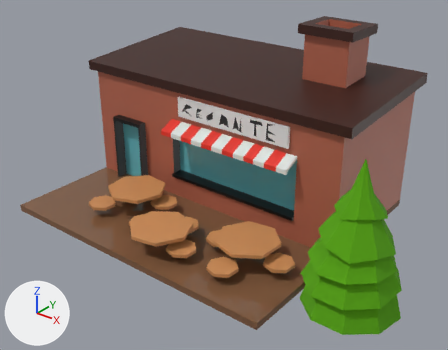
Renders of the FBX model Frontend/ZooBuilder/Assets/3DModels/imbiss/imbiss_restaurant_6x4.fbx from each side of a commit.
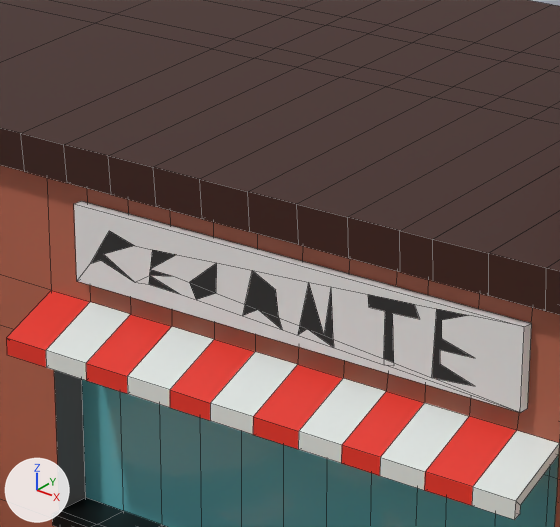
The first picture shows the older version from a 50 mm lens placed at (8.01, -4.78, 4.87), pointed at (2.87, 1.65, 0.88). The close-ups show both versions on the part from 36% to 66% of the width and 13% to 51% of the height of that picture. The lights are fixed; the arrows at lower left show +X, +Y and +Z. The close-ups show mesh edges as thin lines. Where no turn or scale is listed for an object, it has been applied to the vertices. Vertices at the same position are counted once.

The older version as bpy lines, for what is in view:
```python
me_cube_002 = bpy.data.meshes.new('Cube.002')
me_cube_002.from_pydata(...)  # 936 vertices, 853 faces; spans x -0.13..5.91, y 0.02..4.06, z 0.0..2.95
me_cube_002.materials.append(mat_material_009)  # white #e7e7e7
me_cube_002.materials.append(mat_material_010)  # black #2d2d2d
me_cube_002.materials.append(mat_material)  # orange #b3644d
me_cube_002.materials.append(mat_material_002)  # white #e2e7e4
me_cube_002.materials.append(mat_material_001)  # red #e73223
me_cube_002.materials.append(mat_material_003)  # black #000000
me_cube_002.materials.append(mat_material_004)  # cyan #68bcc6
me_cube_002.materials.append(mat_material_005)  # brown #3c1a10
me_cube_002.materials.append(mat_material_008)  # green #55a200
me_cube_002.materials.append(mat_material_006)  # brown #7f5a40
me_cube_002.materials.append(mat_material_007)  # orange #cd8d56
ob_cube_002 = bpy.data.objects.new('Cube.002', me_cube_002)
ob_cube_002.location = (0.0, 0.0, 0.0)
```
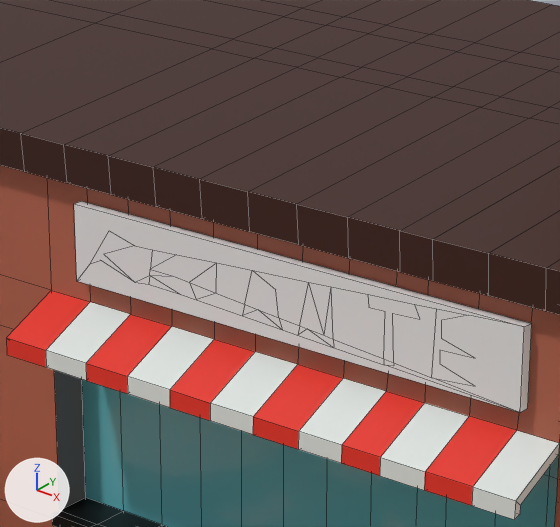
Changed parts and their boxes (x1, y1, x2, y2) in the close-ups (560 x 527 px):
part 1 of me_cube_002, recoloured (black to white)
    both: (90, 231, 474, 386)

The edits, one by one:
me_cube_002 has 936 vertices, 853 faces and spans x -0.13..5.91, y 0.02..4.06, z 0.0..2.95.
me_cube_002 is used by ob_cube_002; location (0.0, 0.0, 0.0).
me_cube_002 part 1: all 15 faces that had it switch from mat_material_010 (black #2d2d2d) to mat_material_009 (white #e7e7e7).
